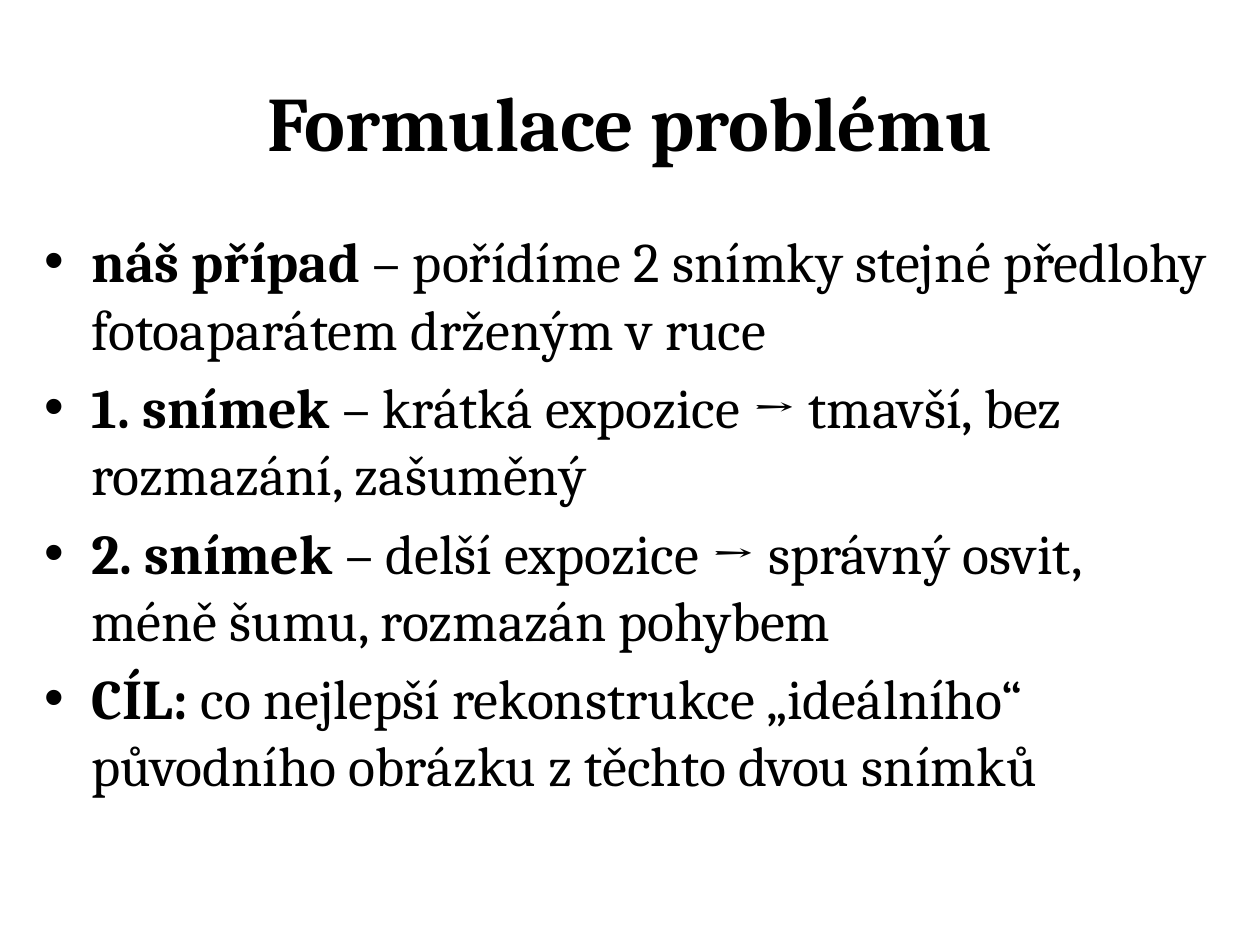
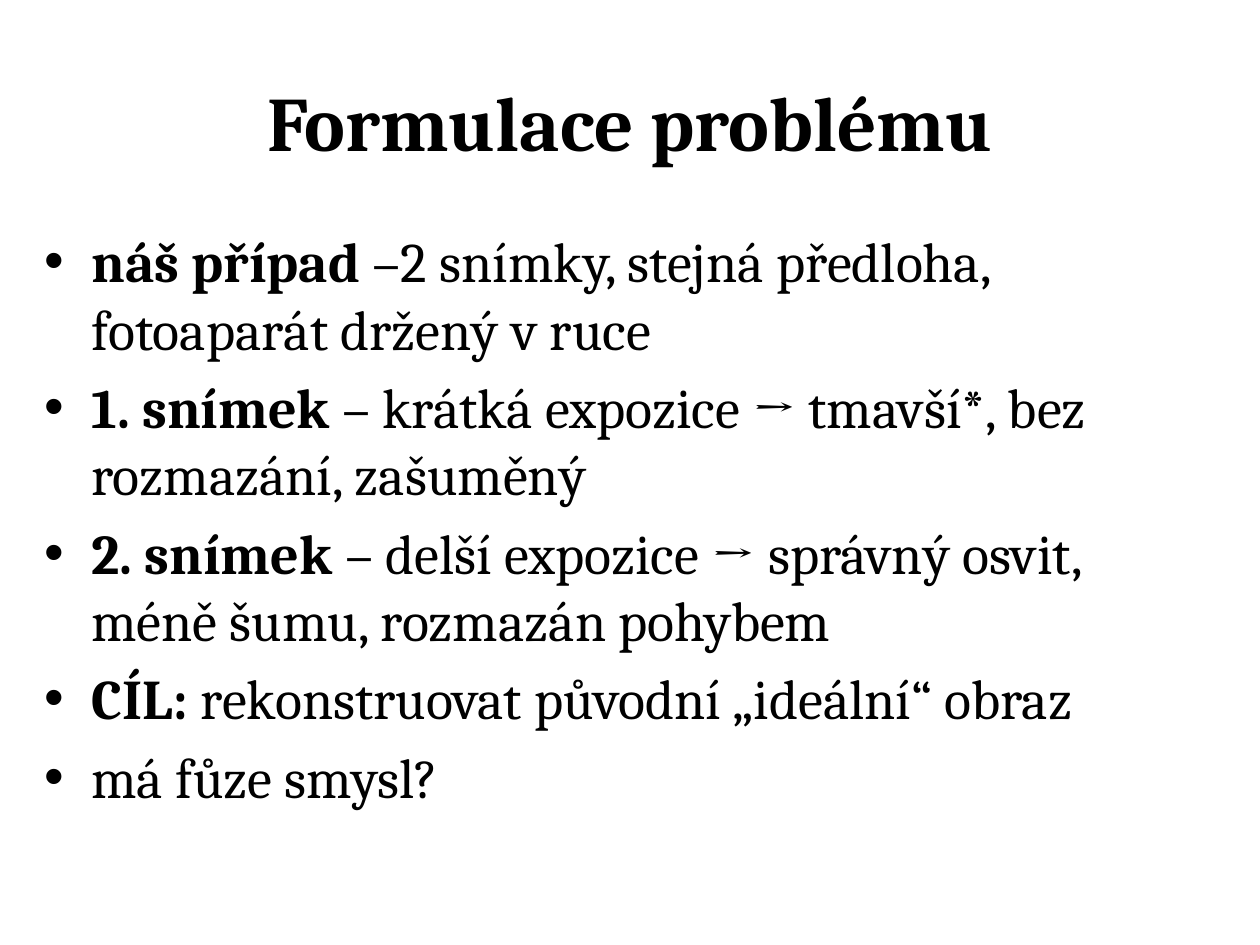
Before and after one commit to jozefsabo/Thesis, a slide deck: slide 4 of Docs/Jozef Sabo - Prezentace obhajoba.pptx. Drawn at 1260x945 pixels with LibreOffice and Linux fonts; fonts in the diff are those of the drawing. Boxes give left, top, right and bottom in pixels: in the first picture for what was removed or moved away, otherwise in the second. Text is boxed around its words. In the diff, an @@ line names an element or a change of style, - is before the commit and + after.

```diff
--- a/Docs/Jozef Sabo - Prezentace obhajoba.pptx
+++ b/Docs/Jozef Sabo - Prezentace obhajoba.pptx
@@ text at <box>91,242,1086,508</box>: text changed @@
-• náš případ – pořídíme 2 snímky stejné předlohy fotoaparátem drženým v ruce
-  • 1. snímek – krátká expozice → tmavší, bez rozmazání, zašuměný
+• náš případ –2 snímky, stejná předloha, fotoaparát držený v ruce
+  • 1. snímek – krátká expozice → tmavší*, bez rozmazání, zašuměný
@@ text at <box>91,668,1073,810</box>: text changed @@
-  • CÍL: co nejlepší rekonstrukce „ideálního“ původního obrázku z těchto dvou snímků
+  • CÍL: rekonstruovat původní „ideální“ obraz
+  • má fůze smysl?
```
Also in this commit, not shown: 12 other slides changed, 8 slides added, 3 slides removed, 1 other file.
